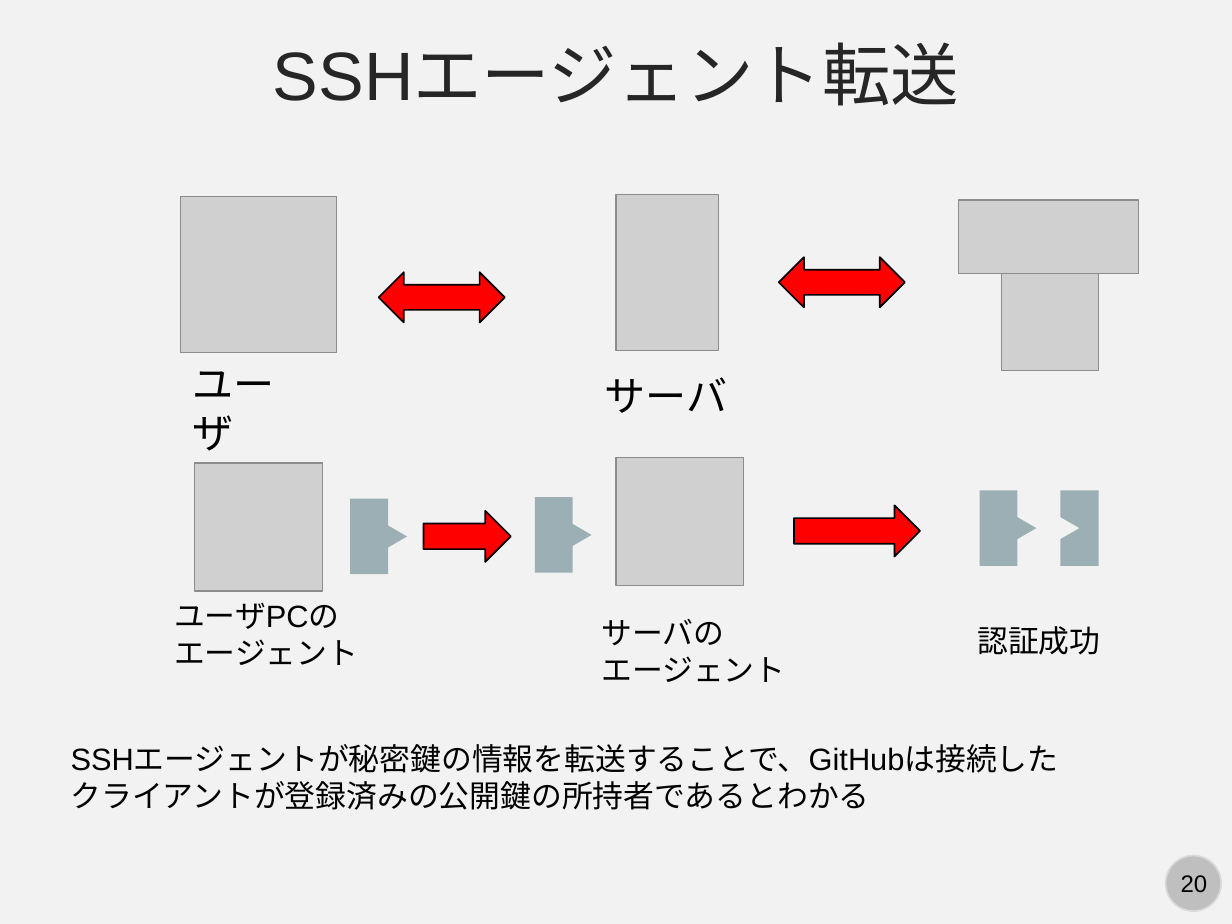
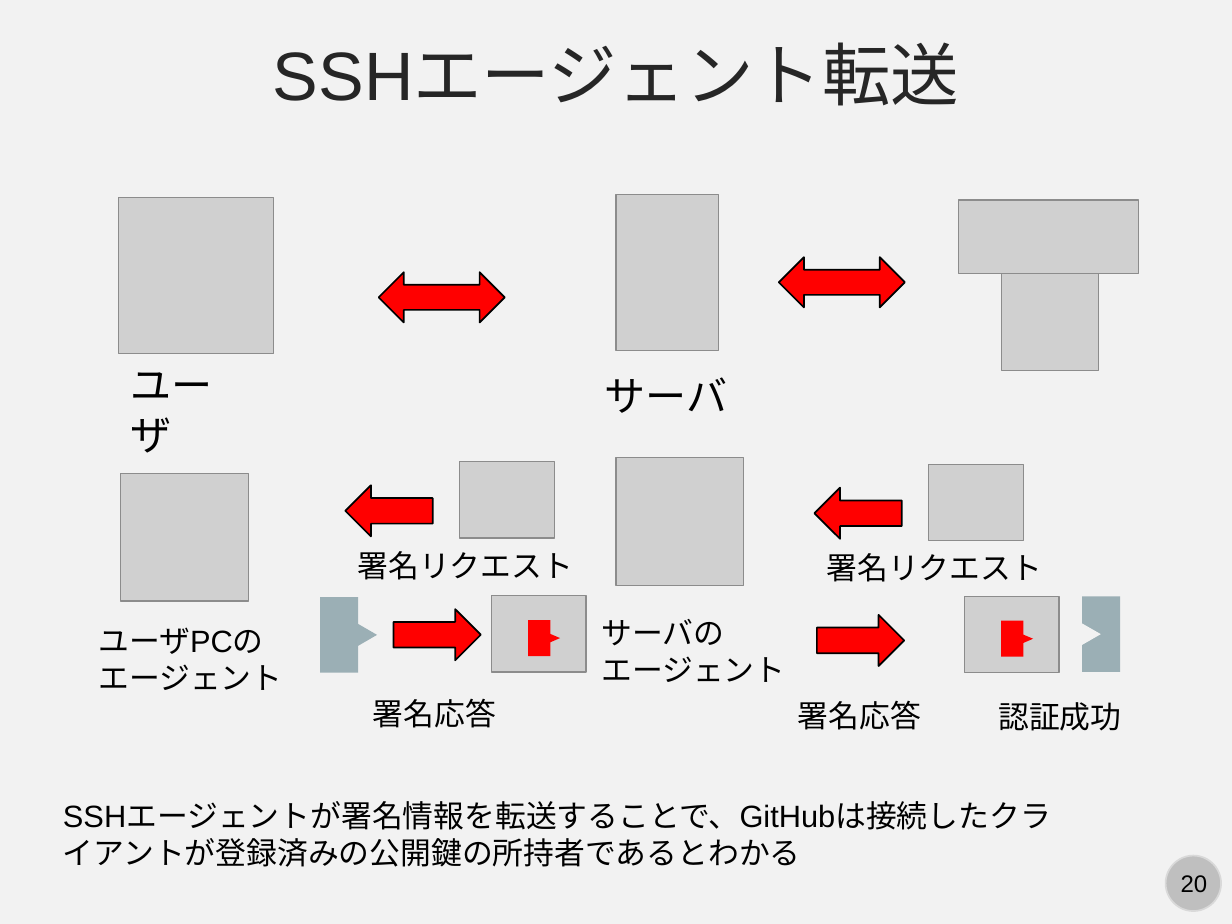
Before and after one commit to kaityo256/lab_startup, a slide deck: slide 20 of ssh/ssh.pptx. Drawn at 1232x924 pixels with LibreOffice and Linux fonts; fonts in the diff are those of the drawing; grey boxes stand for pictures. Boxes give left, top, right and bottom in pixels: in the first picture for what was removed or moved away, otherwise in the second. Text is boxed around its words. In the diff, an @@ line names an element or a change of style, - is before the commit and + after.

```diff
--- a/ssh/ssh.pptx
+++ b/ssh/ssh.pptx
@@ picture: place and size @@
-picture at [181, 196, 336, 352]
+picture at [118, 197, 274, 354]
@@ text "ユーザ": place and size @@
-text "ユーザ" at [193, 371, 275, 451]
+text "ユーザ" at [130, 372, 212, 453]
@@ picture: place and size @@
-picture at [195, 463, 323, 591]
+picture at [121, 473, 249, 601]
@@ picture added at [460, 462, 554, 538] @@
@@ picture added at [929, 464, 1024, 541] @@
@@ right arrow added at [345, 485, 432, 537], fill #FF0000, outline #000000 1 pt @@
@@ rectangle removed at [535, 496, 573, 572] @@
@@ right arrow at [814, 488, 902, 540]: rotation 0 to 180 degrees @@
@@ rectangle removed at [979, 490, 1018, 565] @@
@@ triangle removed at [1000, 507, 1037, 550] @@
@@ triangle removed at [555, 513, 592, 556] @@
@@ text added at [357, 551, 573, 580], 18 pt, text #000000 @@
+署名リクエスト
@@ text added at [827, 553, 1043, 582], 18 pt, text #000000 @@
+署名リクエスト
@@ picture added at [492, 595, 586, 671] @@
@@ picture added at [965, 596, 1060, 673] @@
@@ rectangle: place and size @@
-rectangle at [1061, 490, 1099, 565]
+rectangle at [1082, 596, 1120, 671]
@@ text "ユーザPCの": place and size @@
-text "ユーザPCの" at [174, 602, 358, 665]
+text "ユーザPCの" at [98, 627, 282, 690]
@@ 1 right arrow, 1 rectangle, 1 triangle: place and size @@
-1 right arrow, 1 rectangle, 1 triangle at [350, 499, 511, 574]
+1 right arrow, 1 rectangle, 1 triangle at [320, 598, 480, 673]
@@ rectangle added at [529, 620, 551, 655], fill #FF0000 @@
@@ right arrow added at [817, 615, 904, 667], fill #FF0000, outline #000000 1 pt @@
@@ rectangle added at [1002, 621, 1024, 657], fill #FF0000 @@
@@ triangle: place and size @@
-triangle at [1041, 506, 1079, 549]
+triangle at [1063, 612, 1101, 655]
@@ triangle added at [541, 630, 561, 647], fill #FF0000 @@
@@ triangle added at [1014, 631, 1034, 648], fill #FF0000 @@
@@ text added at [373, 699, 496, 728], 18 pt, text #000000 @@
+署名応答
@@ text added at [798, 701, 921, 730], 18 pt, text #000000 @@
+署名応答
@@ text "認証成功": place and size @@
-text "認証成功" at [977, 626, 1100, 655]
+text "認証成功" at [998, 702, 1121, 731]
@@ text at [63, 802, 1051, 830]: text changed @@
-SSHエージェントが秘密鍵の情報を転送することで、GitHubは接続したクライアントが登録済みの公開鍵の所持者であるとわかる
+SSHエージェントが署名情報を転送することで、GitHubは接続したクライアントが登録済みの公開鍵の所持者であるとわかる
```
Also in this commit, not shown: 3 other slides changed, 2 other files.
